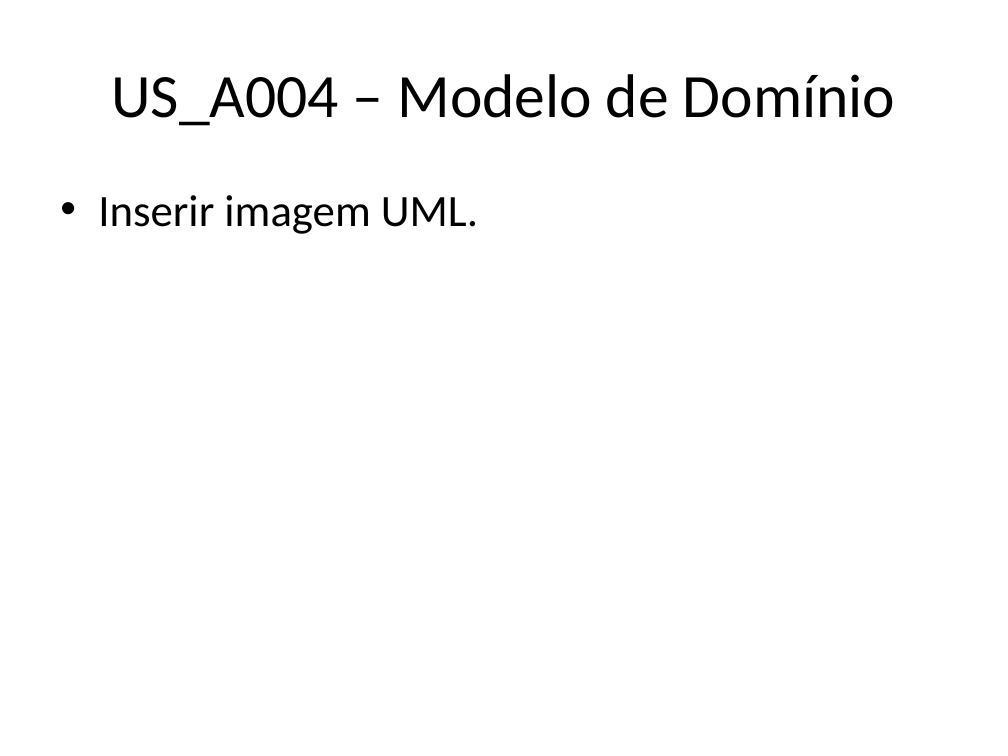
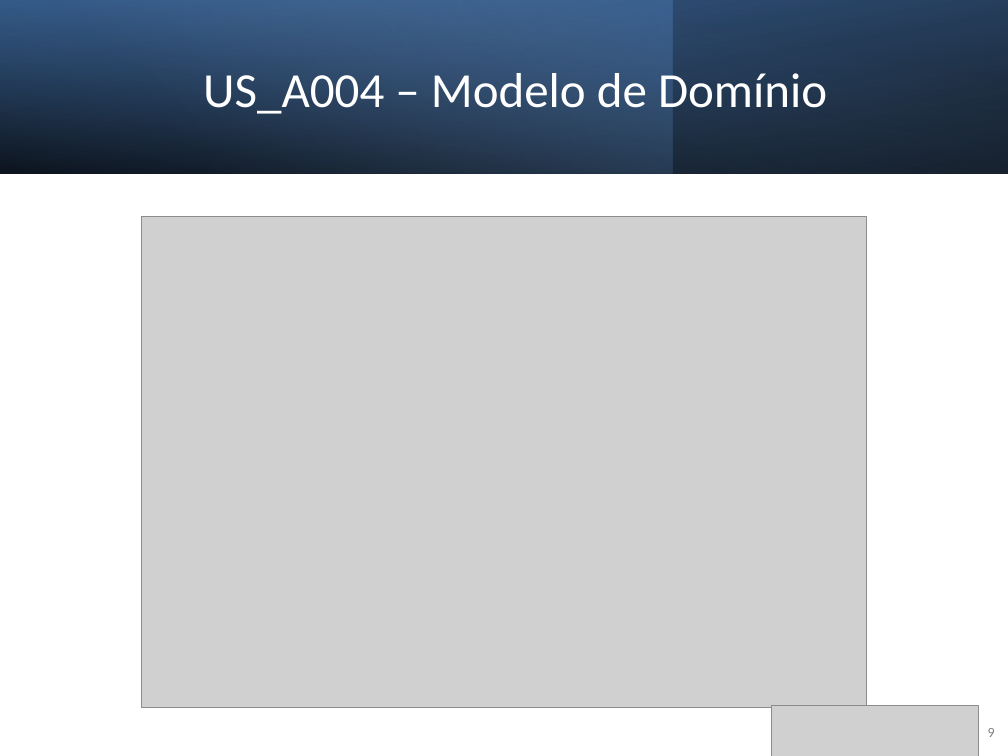
Before and after one commit to joaoventura2024064-dev/ISTECPROJ2526, a slide deck: slide 9 of docs/Sprint_A_Apresentacao_v0.pptx. Drawn at 1008x756 pixels with LibreOffice and Linux fonts; fonts in the diff are those of the drawing; grey boxes stand for pictures. Boxes give left, top, right and bottom in pixels: in the first picture for what was removed or moved away, otherwise in the second. Text is boxed around its words. In the diff, an @@ line names an element or a change of style, - is before the commit and + after.

```diff
--- a/docs/Sprint_A_Apresentacao_v0.pptx
+++ b/docs/Sprint_A_Apresentacao_v0.pptx
@@ rectangle added at (0, 0, 1008, 173), fill gradient #000000 to #376092 @@
@@ rectangle added at (0, 0, 672, 173), fill gradient #4F81BD to #95B3D7 @@
@@ rectangle added at (0, 0, 1008, 173), fill gradient #000000 to #4F81BD @@
@@ title "US_A004 – Modelo de Domínio": place and size @@
-title "US_A004 – Modelo de Domínio" at (111, 74, 895, 126)
+title "US_A004 – Modelo de Domínio" at (203, 66, 827, 114)
@@ title "US_A004 – Modelo de Domínio" at (203, 66, 827, 114): size 44 to 35 pt, text colour #000000 to #FFFFFF; line spacing 1 to 0.9 @@
@@ text removed at (98, 195, 478, 234) @@
-• Inserir imagem UML.
@@ picture added at (142, 217, 867, 708) @@
@@ picture added at (771, 706, 979, 756) @@
@@ page number added at (988, 728, 995, 737), 10 pt, text #808080 @@
+9
```
Also in this commit, not shown: 8 other slides changed, 1 slide added, 6 slides removed, 3 other files.
